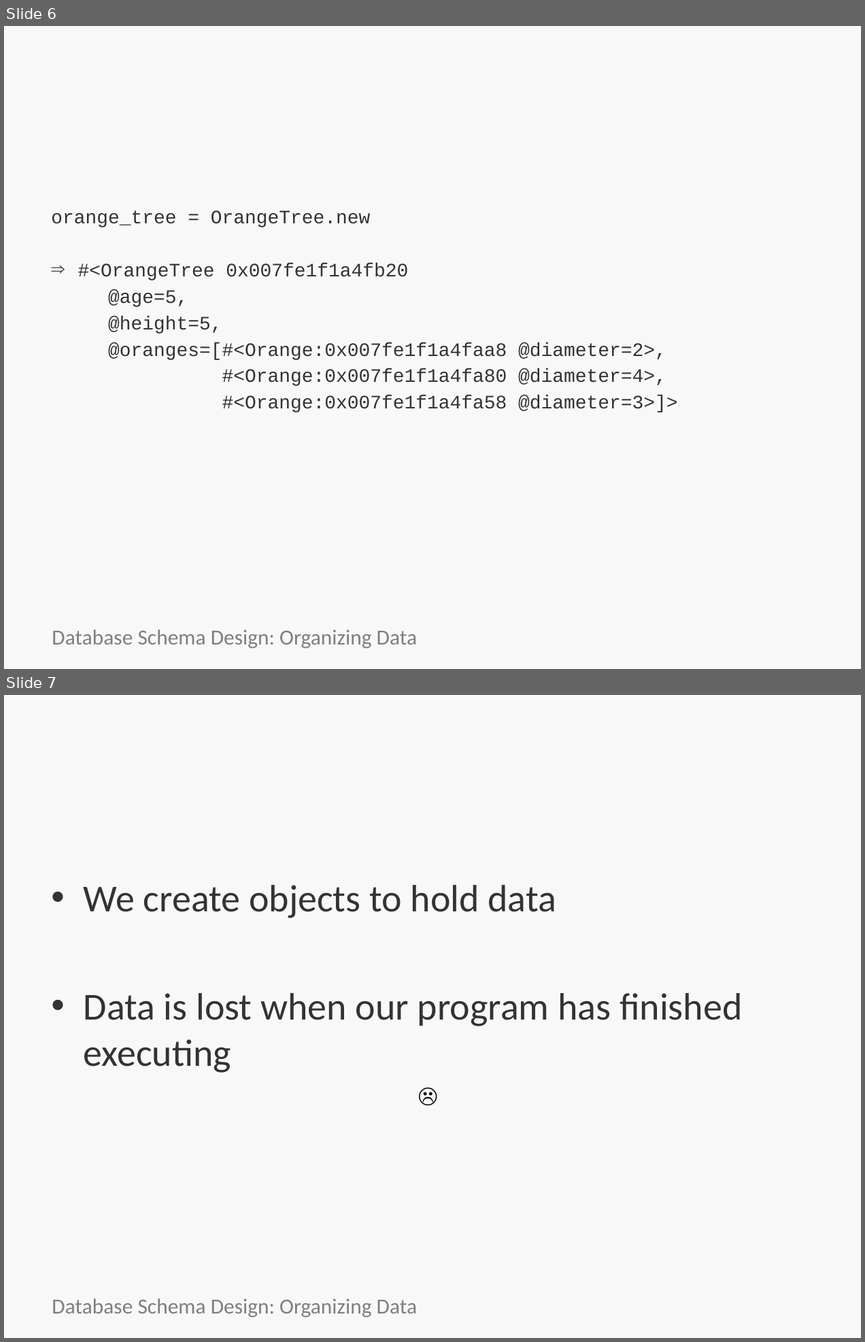
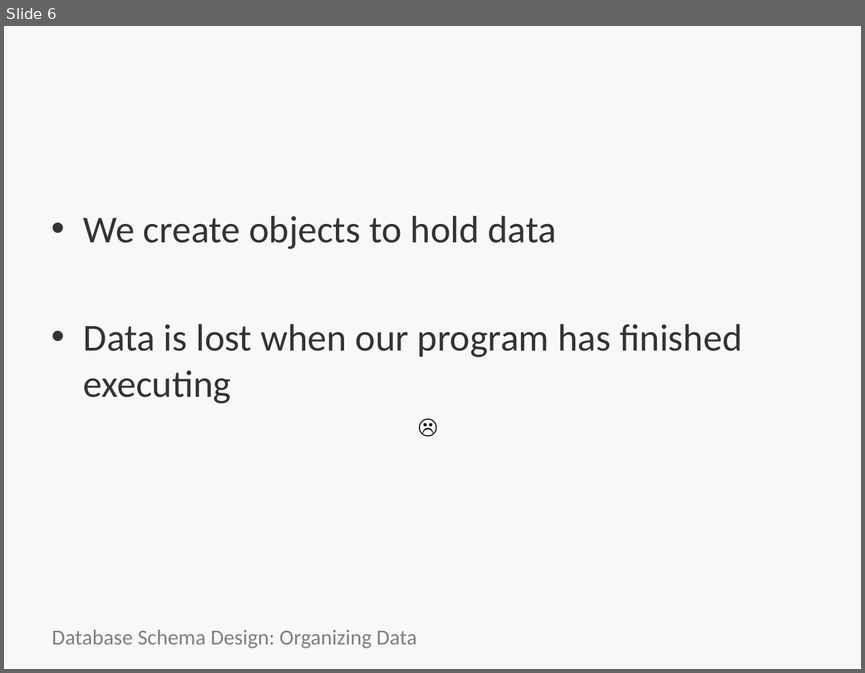
Before and after one commit to bootcoder/sql_schema_design_basics, a slide deck: HTC-schema-sql.pptx. Shown one above the other, each under a label of ours: slides 6 and 7 before the commit, slide 6 after it. The pictures are 865x1342 and 865x673 pixels, drawn with LibreOffice and Linux fonts; fonts in the diff are those of the drawing; background and template pictures are left out. Boxes give left, top, right and bottom in pixels: in the first picture for what was removed or moved away, otherwise in the second. Text is boxed around its words. In the diff, an @@ line names an element or a change of style, - is before the commit and + after.

```diff
--- a/HTC-schema-sql.pptx
+++ b/HTC-schema-sql.pptx
@@ slide 6 removed at <box>4,26,861,669</box>, background picture (left out) @@
@@ title removed at <box>47,36,818,144</box> @@
-State and Behavior
@@ text removed at <box>51,210,678,412</box> @@
-orange_tree = OrangeTree.new
-⇒ #<OrangeTree 0x007fe1f1a4fb20
-@age=5,
-@height=5,
-@oranges=[#<Orange:0x007fe1f1a4faa8 @diameter=2>,
-#<Orange:0x007fe1f1a4fa80 @diameter=4>,
-#<Orange:0x007fe1f1a4fa58 @diameter=3>]>
@@ text removed at <box>52,629,417,648</box> @@
-Database Schema Design: Organizing Data
@@ what was slide 7 is now slide 6 @@
```
Also in this commit, not shown: 10 slides changed, 4 slides added, 3 other slides removed.
